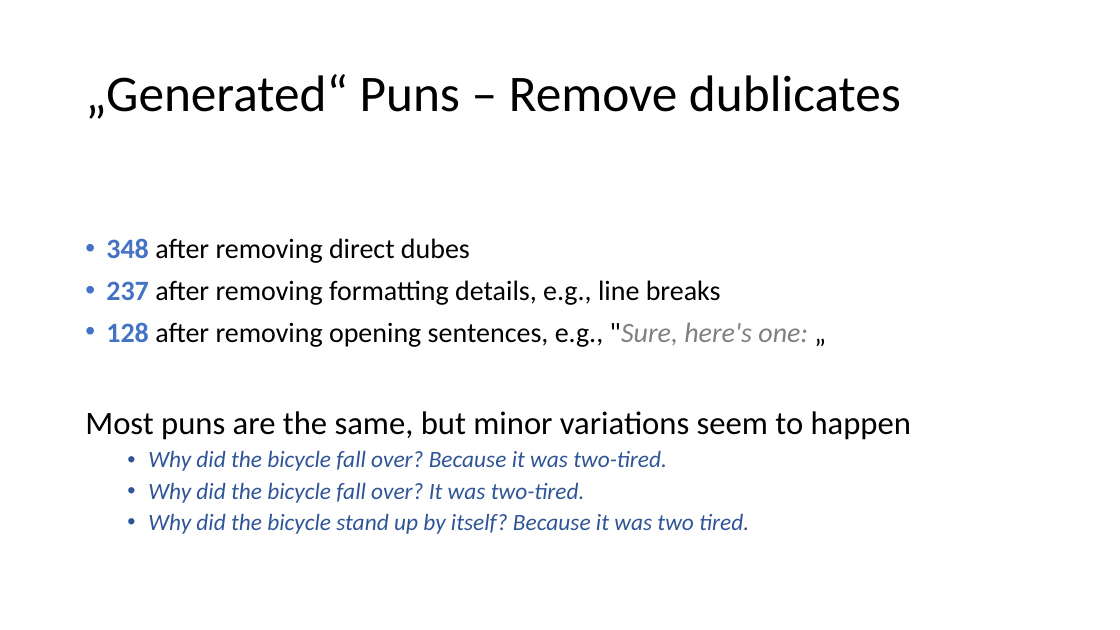
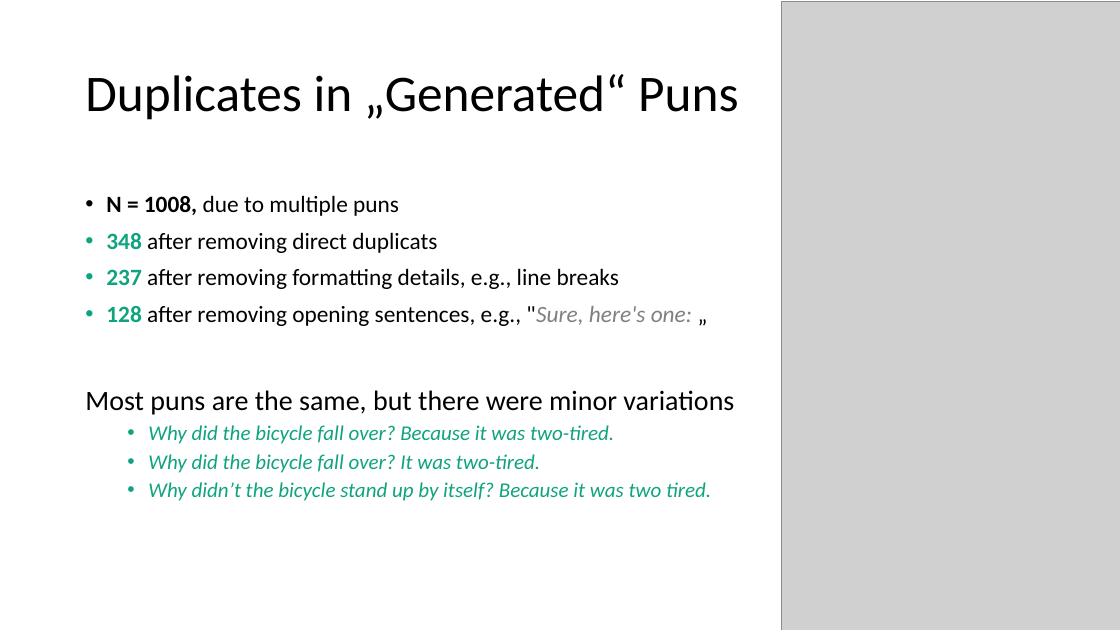
Before and after one commit to sciphie/JokeGPT, a slide deck: slide 7 of ChatGPT is fun –.pptm (slide 6 before the commit). Drawn at 1120x630 pixels with LibreOffice and Linux fonts; fonts in the diff are those of the drawing; grey boxes stand for pictures. Boxes give left, top, right and bottom in pixels: in the first picture for what was removed or moved away, otherwise in the second. Text is boxed around its words. In the diff, an @@ line names an element or a change of style, - is before the commit and + after.

```diff
--- a/ChatGPT is fun –.pptm
+++ b/ChatGPT is fun –.pptm
@@ picture added at (781,1,1120,630) @@
@@ title at (85,74,738,120): text changed @@
-„Generated“ Puns – Remove dublicates
+Duplicates in „Generated“ Puns
@@ text "N = 1008, due to ...": place and size @@
-text "N = 1008, due to ..." at (85,238,911,534)
+text "N = 1008, due to ..." at (85,195,734,501)
@@ text at (106,195,437,253): text changed; size 24 to 20 pt @@
-• 348 after removing direct dubes
+• N = 1008, due to multiple puns
+• 348 after removing direct duplicats
@@ text at (106,268,692,473): size 24 to 20 pt in "237 after removing formatting details, e.g., line ...", "128 after removing opening sentences, e.g., "Sure, ..."; text colour #4472C4 to #10A37F in "237", "128"; size 20 to 18 pt, text colour #2F5597 to #10A37F in "Why did the bicycle fall over? Because ...", "Why did the bicycle fall over? It ..." @@
@@ text at (85,390,734,415): text changed; size 28 to 24 pt @@
-Most puns are the same, but minor variations seem to happen
+Most puns are the same, but there were minor variations
@@ text at (148,482,711,501): text changed; size 20 to 18 pt; text colour #2F5597 to #10A37F @@
-  • Why did the bicycle stand up by itself? Because it was two tired.
+  • Why didn’t the bicycle stand up by itself? Because it was two tired.
```
Also in this commit, not shown: 13 other slides changed, 7 slides added, 1 slide removed.
